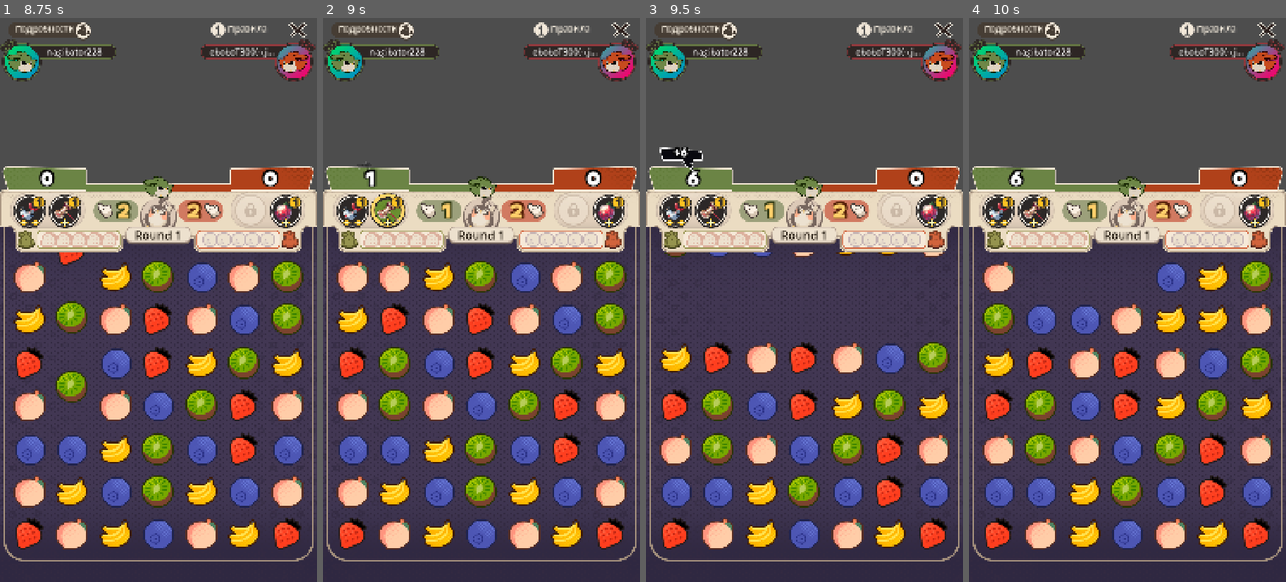
Above: before the commit, frames 1-4 (left to right).
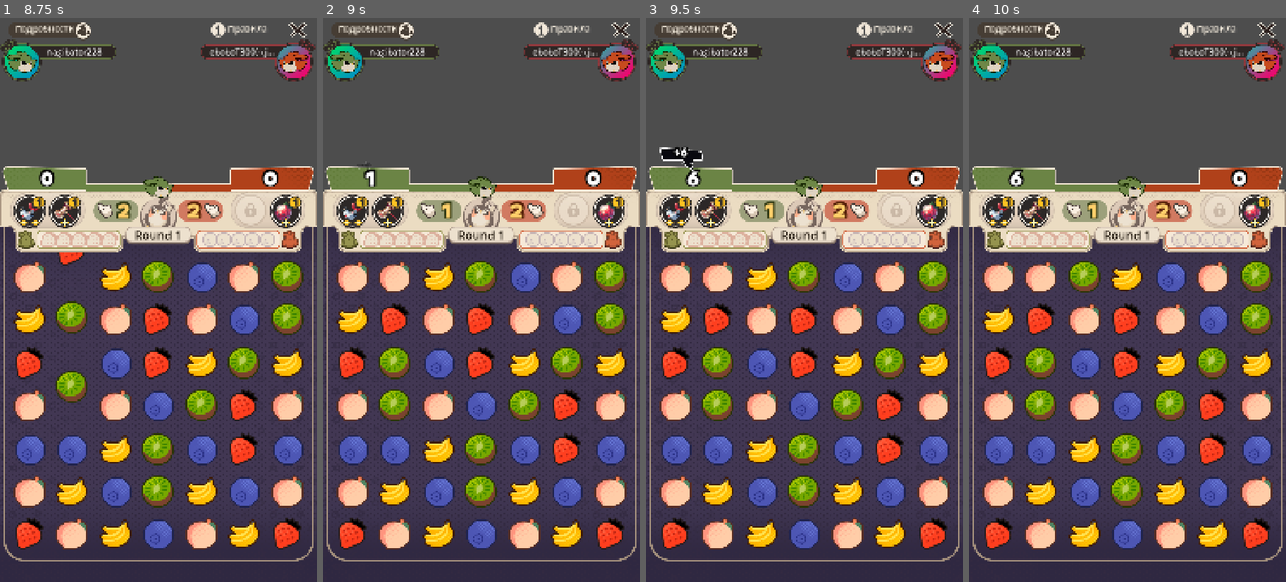
Above: after the commit, the same moments.

Repository: kakachaDev/origami-battle-godot
Game: Godot game, scene res://Assets/Scenes/game.tscn
Same seed, same stepped clock (60 frames per second), same inputs: the game is played once before the commit and once after it.
Inputs (mouse positions are in pixels of both pictures, inside the frame that each line leads up to):
- Up to frame 1 (8.75 s): click "Правила" at 0.5 s; click "Подробности" at 1.25 s; click (31, 209) at 2.02 s; click "Правила" at 2.75 s; click "Подробности" at 3.5 s; click (31, 209) at 4.27 s; click "Правила" at 5 s; click "Подробности" at 5.75 s; click (31, 209) at 6.52 s; tap Enter at 7.25 s; drag from (158, 407) to (190, 175) at 7.27 s; drag from (253, 384) to (142, 412) at 8.02 s
- Up to frame 2 (9 s): move the mouse to (386, 215) at 8.77 s; click (386, 215) at 8.92 s
- Up to frame 3 (9.5 s): no input
- Up to frame 4 (10 s): drag from (1143, 300) to (1032, 215) at 9.52 s

Frame 1 is identical in both runs. In frame 2, 0.3% of the frame differs, in the area x 14-26%, y 31-38%; in frame 3, 17%, in the area x 4-96%, y 41-87%; in frame 4, 16%.

Commit message:
Skill buttons: instant count decrement, hard lock via MOUSE_FILTER_IGNORE during board busy

Diff:
--- a/Assets/Scripts/GameBoard.gd
+++ b/Assets/Scripts/GameBoard.gd
@@ -40,10 +40,12 @@
 var _pending_skill_effect: SkillEffect = null
 var _pending_skill_rank := 1
 
+signal move_started
 signal move_completed(gems_by_type: Dictionary, match_count: int)
 signal passive_charged(player: int, charge: int, source_world_pos: Vector2)
 signal passive_fire_requested(player: int, icon_targets: Array)
 signal passive_fire_completed
+signal skill_executing
 signal skill_used(gems_by_type: Dictionary, match_count: int)
 signal skill_targeting_changed(is_targeting: bool)
 
@@ -137,6 +139,7 @@
 		_do_swap(from, target)
 
 func _do_swap(pos_a: Vector2i, pos_b: Vector2i) -> void:
+	move_started.emit()
 	_busy = true
 	var cell_a: GemCell = _cells[pos_a.x][pos_a.y]
 	var cell_b: GemCell = _cells[pos_b.x][pos_b.y]
@@ -509,6 +512,7 @@
 func _execute_skill(effect: SkillEffect, origin: Vector2i, rank: int) -> void:
 	_skill_targeting = false
 	skill_targeting_changed.emit(false)
+	skill_executing.emit()
 
 	_event_queue.clear()
 	_move_match_count = 0
--- a/Assets/Scripts/GameUI.gd
+++ b/Assets/Scripts/GameUI.gd
@@ -44,7 +44,9 @@
 	_manager.passive_charge_updated.connect(_on_passive_charge_updated)
 	_board.passive_charged.connect(_on_passive_charged)
 	_board.passive_fire_requested.connect(_on_passive_fire_requested)
+	_board.move_started.connect(_lock_skill_buttons)
 	_board.skill_targeting_changed.connect(_on_skill_targeting_changed)
+	_board.skill_executing.connect(_on_skill_executing)
 	_board.skill_used.connect(_on_skill_used)
 	_l_add_score.visible = false
 	_r_add_score.visible = false
@@ -155,6 +157,11 @@
 			if pending[0] == 0:
 				_board.passive_fire_completed.emit()
 		)
+
+func _lock_skill_buttons() -> void:
+	_l_skill1.mouse_filter = Control.MOUSE_FILTER_IGNORE
+	_l_skill2.mouse_filter = Control.MOUSE_FILTER_IGNORE
+	_r_skill1.mouse_filter = Control.MOUSE_FILTER_IGNORE
 
 func _update_skill_button_interaction() -> void:
 	var l_active := _current_player == GameManager.LEFT
@@ -199,10 +206,14 @@
 		_selected_skill.button_pressed = false
 		_selected_skill = null
 
-func _on_skill_used(_gems_by_type: Dictionary, _match_count: int) -> void:
+func _on_skill_executing() -> void:
 	if _pending_skill_button != null:
 		_pending_skill_button.count -= 1
 		_pending_skill_button = null
+	_lock_skill_buttons()
+
+func _on_skill_used(_gems_by_type: Dictionary, _match_count: int) -> void:
+	_update_skill_button_interaction()
 
 func _spawn_flying_gem(from: Vector2, target: PassiveStack, data: PassiveStackData) -> void:
 	var icon := TextureRect.new()
